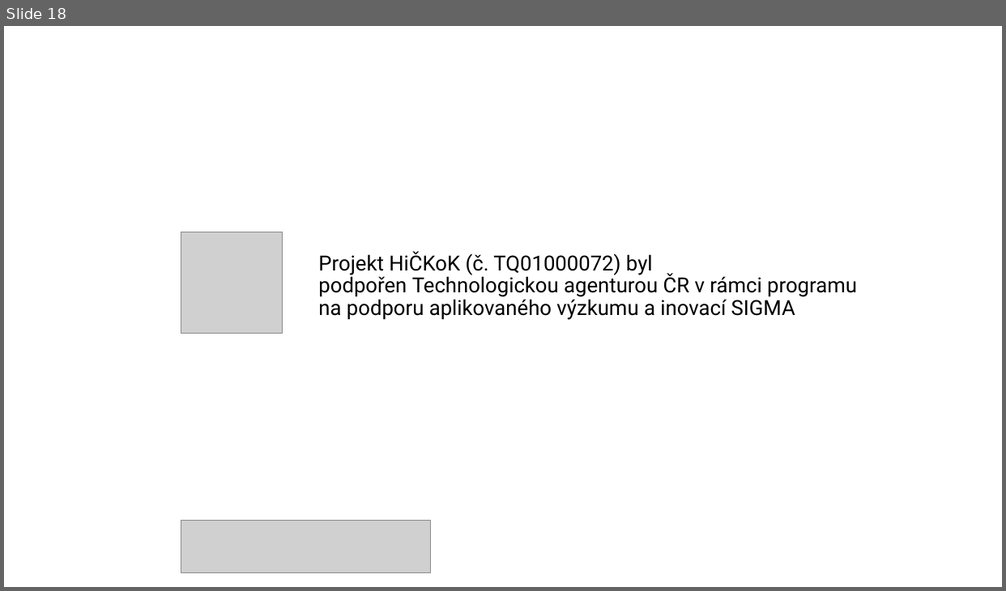
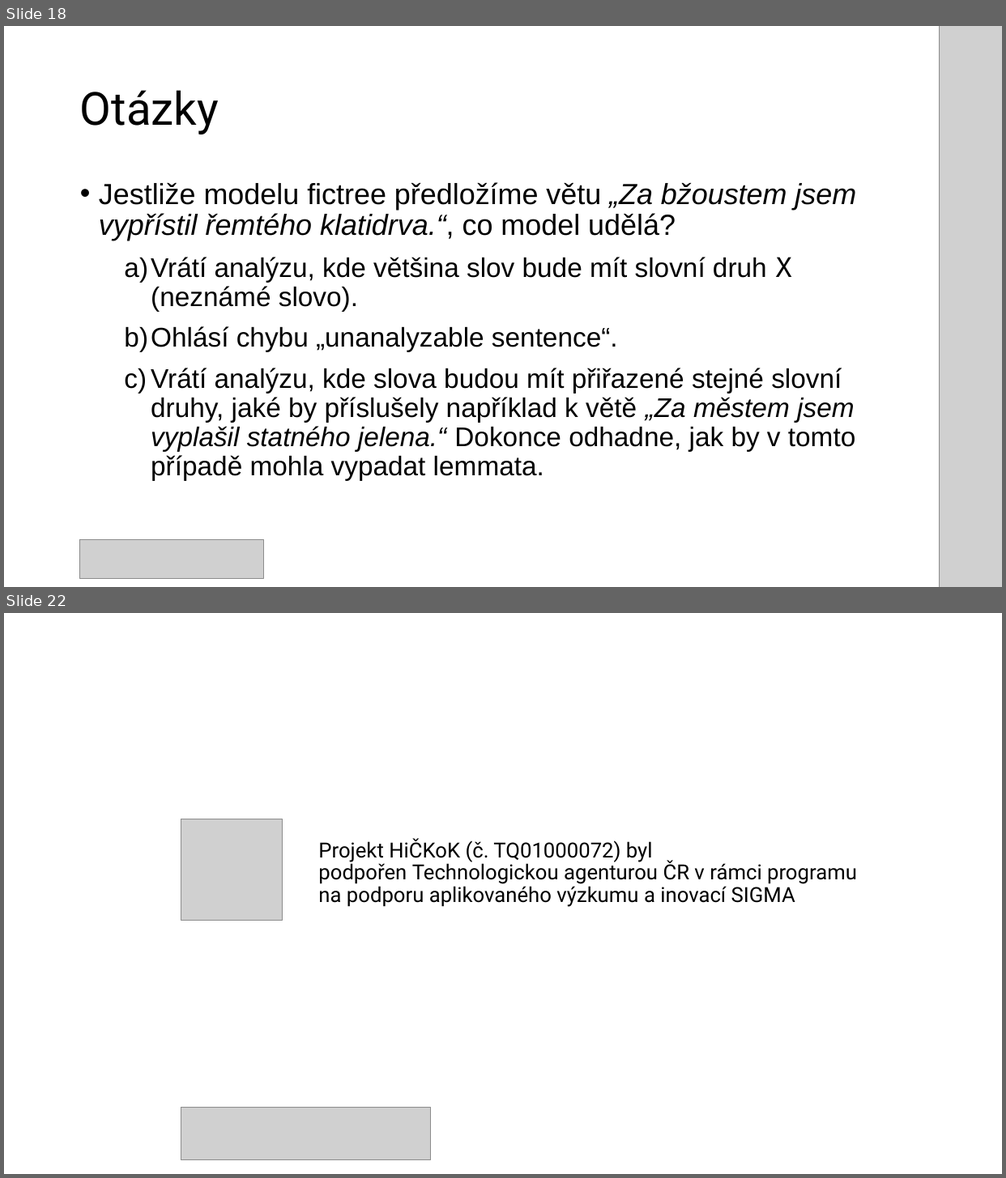
Before and after one commit to ufal/hickok, a slide deck: doc/elearning/hickok_jazykove_modely.odp. Shown one above the other, each under a label of ours: slide 18 before the commit, slides 18 and 22 after it; the slides between them are not shown. The pictures are 1006x591 and 1006x1178 pixels, drawn with LibreOffice and Linux fonts; fonts in the diff are those of the drawing; grey boxes stand for pictures; background and template pictures are left out. Boxes give left, top, right and bottom in pixels: in the first picture for what was removed or moved away, otherwise in the second. Text is boxed around its words. In the diff, an @@ line names an element or a change of style, - is before the commit and + after.

Commit message:
Prezentace je téměř hotová.
Čeká se na zobrazení hičkokových modelů ve webové službě UDPipe.

```diff
--- a/doc/elearning/hickok_jazykove_modely.odp
+++ b/doc/elearning/hickok_jazykove_modely.odp
@@ slide 18 added at <box>4,26,1002,587</box>, background #FFFFFF @@
@@ picture added at <box>939,26,1002,587</box> @@
@@ title added at <box>80,90,219,135</box>, 44 pt, text #000000 @@
+Otázky
@@ text added at <box>99,182,856,480</box>, 26 pt, text #000000 @@
+• Jestliže modelu fictree předložíme větu „Za bžoustem jsem vypřístil řemtého klatidrva.“, co model udělá?
+  a) Vrátí analýzu, kde většina slov bude mít slovní druh X (neznámé slovo).
+  b) Ohlásí chybu „unanalyzable sentence“.
+  c) Vrátí analýzu, kde slova budou mít přiřazené stejné slovní druhy, jaké by příslušely například k větě „Za městem jsem vyplašil statného jelena.“ Dokonce odhadne, jak by v tomto případě mohla vypadat lemmata.
@@ picture added at <box>79,540,263,578</box> @@
@@ what was slide 18 is now slide 22 @@
```
Also in this commit, not shown: 1 slide changed, 4 other slides added, 1 slide removed, 1 other file.
